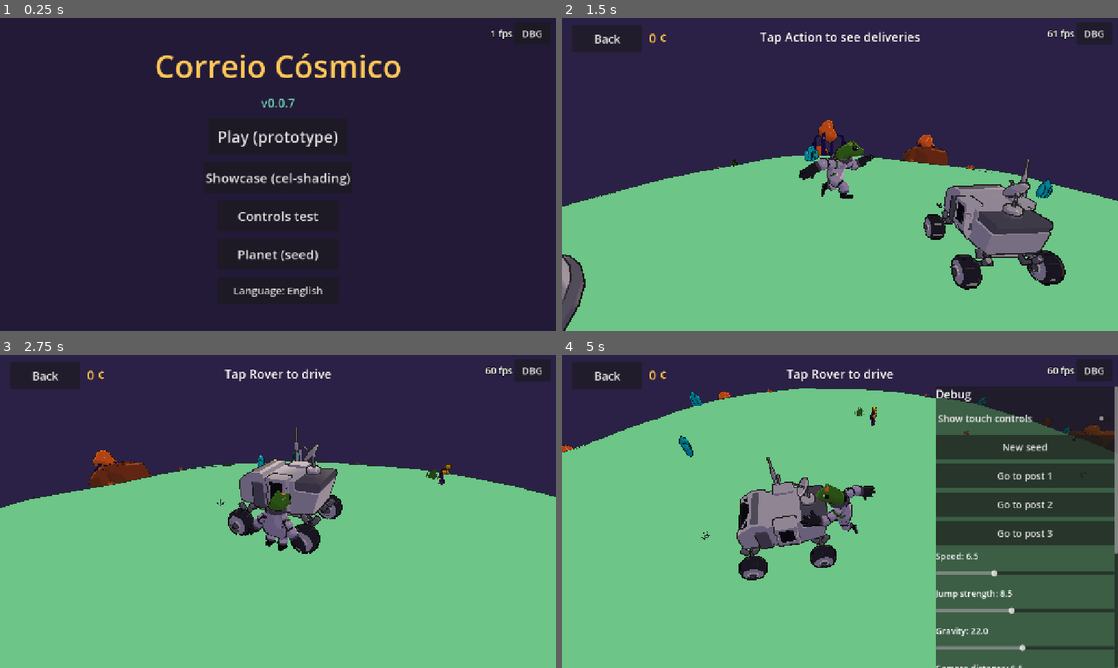
Above: before the commit, frames 1-4 (two rows, left to right).
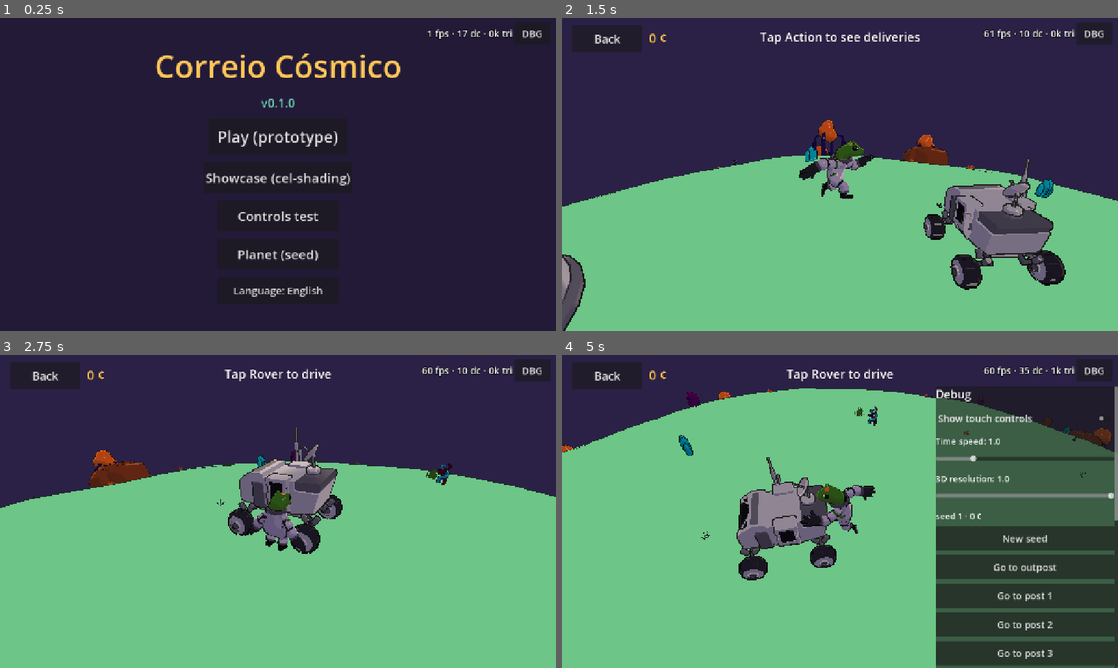
Above: after the commit, the same moments.

Repository: Curio2560/cozy-space-game
Game: Godot game, scene res://scenes/ui/boot.tscn
Same seed, same stepped clock (60 frames per second), same inputs: the game is played once before the commit and once after it.
Inputs (mouse positions are in pixels of both pictures, inside the frame that each line leads up to):
- Up to frame 1 (0.25 s): no input
- Up to frame 2 (1.5 s): click "Play (prototype)" at 0.5 s; tap Enter at 1.25 s; move the mouse to (962, 158) at 1.27 s; hold D (move_right) from 1.28 s (still down); hold Space (jump) from 1.28 s (still down); click (962, 158) at 1.42 s
- Up to frame 3 (2.75 s): release D (move_right) at 2 s; release Space (jump) at 2 s; drag from (166, 527) to (250, 574) at 2.02 s
- Up to frame 4 (5 s): move the mouse to (895, 442) at 2.77 s; hold D (move_right) 2.78-3.5 s; hold Space (jump) 2.78-3.5 s; tap K (look_down) at 2.85 s; drag from (812, 574) to (673, 464) at 3.52 s; move the mouse to (1006, 558) at 4.27 s; hold A (move_left) from 4.28 s (still down); hold Space (jump) from 4.28 s (still down); tap L (look_right) at 4.35 s; tap F3 (debug_toggle) at 4.9 s

The runs differ from the first frame. In frame 1, 0.2% of the frame differs, in the area x 50-93%, y 3-29%; in frame 2, 0.4%; in frame 3, 0.4%; in frame 4, 19%, in the area x 21-100%, y 3-100%.

Commit message:
F1: fecho — performance, DBG completo e versão 0.1.0
- Culling com 42 regiões e margem calculada a partir do objeto mais alto
  (nada desaparece no horizonte); variantes leves de árvores, arbustos e
  plantas com mais peso: ~210k triângulos e ~106 draw calls a pé.
- DBG: fps · draw calls · triângulos, velocidade do tempo, resolução 3D,
  seed e créditos, ir ao posto avançado.
- docs/perf.md com as medições e o plano se o telemóvel ficar abaixo de 60 fps.

Closes #9

Co-Authored-By: Claude Opus 5.5 <noreply@anthropic.com>

Diff:
--- a/i18n/strings.csv
+++ b/i18n/strings.csv
@@ -38,3 +38,6 @@
 TOAST_DELIVERED,+%d ¢ on time!,+%d ¢ a tempo!
 TOAST_DELIVERED_LATE,+%d ¢ (late),+%d ¢ (atrasada)
 DBG_ADD_CREDITS,+500 credits,+500 créditos
+DBG_TIME_SCALE,Time speed,Velocidade do tempo
+DBG_RENDER_SCALE,3D resolution,Resolução 3D
+DBG_GOTO_OUTPOST,Go to outpost,Ir ao posto avançado
--- a/project.godot
+++ b/project.godot
@@ -4,7 +4,7 @@
 [application]
 
 config/name="Correio Cósmico"
-config/version="0.0.7"
+config/version="0.1.0"
 run/main_scene="res://scenes/ui/boot.tscn"
 config/features=PackedStringArray("4.7", "GL Compatibility")
 config/icon="res://assets/icon/icon_512.png"
--- a/src/debug/debug_menu.gd
+++ b/src/debug/debug_menu.gd
@@ -54,10 +54,24 @@
 	add_toggle(self, "DBG_TOUCH", force_touch, func(on: bool) -> void:
 		force_touch = on
 		force_touch_changed.emit(on))
+	add_slider(self, "DBG_TIME_SCALE", 0.25, 4.0, 0.25, Engine.time_scale, func(v: float) -> void: Engine.time_scale = v)
+	add_slider(self, "DBG_RENDER_SCALE", 0.5, 1.0, 0.05, get_viewport().scaling_3d_scale, func(v: float) -> void:
+		get_tree().root.scaling_3d_scale = v)
+
+var _labels: Array = [] # [Label, Callable]
 
 func _process(_delta: float) -> void:
 	if _fps:
-		_fps.text = "%d fps" % Engine.get_frames_per_second()
+		_fps.text = stats_text()
+	for pair in _labels:
+		if is_instance_valid(pair[0]):
+			(pair[0] as Label).text = str((pair[1] as Callable).call())
+
+## FPS, draw calls e triângulos do último frame (para medir no telemóvel).
+static func stats_text() -> String:
+	var dc := int(Performance.get_monitor(Performance.RENDER_TOTAL_DRAW_CALLS_IN_FRAME))
+	var tris := int(Performance.get_monitor(Performance.RENDER_TOTAL_PRIMITIVES_IN_FRAME))
+	return "%d fps · %d dc · %dk tri" % [Engine.get_frames_per_second(), dc, tris / 1000]
 
 func _unhandled_input(event: InputEvent) -> void:
 	if enabled and event.is_action_pressed("debug_toggle"):
@@ -115,6 +129,15 @@
 		on_change.call(v))
 	return _add(owner_node, box)
 
+## Linha de texto atualizada a cada frame com o resultado de `getter`.
+func add_label(owner_node: Node, getter: Callable) -> Control:
+	if not enabled:
+		return null
+	var l := Label.new()
+	l.add_theme_font_size_override("font_size", 20)
+	_labels.append([l, getter])
+	return _add(owner_node, l)
+
 func _add(owner_node: Node, c: Control) -> Control:
 	_items.add_child(c)
 	if owner_node != self:
--- a/src/game/planet_run.gd
+++ b/src/game/planet_run.gd
@@ -60,6 +60,8 @@
 		deliveries.session.tick(12.0)
 		_vehicle_btn = JumpBuffer.new()
 		enter_rover()
+	if "perf" in args:
+		_perf_log()
 	if "drive" in args:
 		await get_tree().create_timer(0.5).timeout
 		enter_rover()
@@ -213,12 +215,21 @@
 	_hint.add_theme_constant_override("outline_size", 8)
 	hud.add_child(_hint)
 
+## Mede draw calls e triângulos durante uns segundos (capturas no PC).
+func _perf_log() -> void:
+	for i in 6:
+		await get_tree().create_timer(1.0).timeout
+		print("perf ", "condução " if driving else "a pé ", DebugMenu.stats_text())
+
 func _update_touch_visibility() -> void:
 	if is_instance_valid(touch):
 		touch.visible = DisplayServer.is_touchscreen_available() or DebugMenu.force_touch
 
 func _register_debug() -> void:
+	DebugMenu.add_label(self, func() -> String: return "seed %d · %d ¢" % [seed_value, wallet.credits()])
 	DebugMenu.add_button(self, "DBG_NEW_SEED", func() -> void: start(randi() % 100000))
+	DebugMenu.add_button(self, "DBG_GOTO_OUTPOST", func() -> void:
+		spawn_near(planet.data.outpost_dir, planet.data.posts[0], 9.0))
 	for i in 3:
 		DebugMenu.add_button(self, tr("DBG_GOTO_POST") + " %d" % (i + 1), func() -> void:
 			spawn_near(planet.data.posts[i], planet.data.outpost_dir, 7.0))
--- a/src/planet/icosphere.gd
+++ b/src/planet/icosphere.gd
@@ -35,9 +35,21 @@
 	_cache[level] = [pv, idx]
 	return _cache[level]
 
-## As 12 direções dos vértices do icosaedro (centros das regiões de culling).
-static func region_dirs() -> PackedVector3Array:
-	return (build(0)[0] as PackedVector3Array)
+## Direções dos vértices da icosfera de nível `level` (centros das regiões de culling):
+## nível 0 = 12, nível 1 = 42, nível 2 = 162.
+static func region_dirs(level := 1) -> PackedVector3Array:
+	return (build(level)[0] as PackedVector3Array)
+
+## Meio-ângulo máximo de uma região (distância angular de um ponto ao centro mais próximo).
+static func region_angle(level := 1) -> float:
+	var dirs := region_dirs(level)
+	var worst := 0.0
+	for p in PlanetGenerator.fibonacci_dirs(3000):
+		var best := PI
+		for d in dirs:
+			best = minf(best, p.angle_to(d))
+		worst = maxf(worst, best)
+	return worst * 1.02
 
 static func _mid(a: int, b: int, verts: Array[Vector3], cache: Dictionary) -> int:
 	var key := Vector2i(mini(a, b), maxi(a, b))
--- a/src/planet/planet.gd
+++ b/src/planet/planet.gd
@@ -1,13 +1,14 @@
 class_name Planet
 extends Node3D
 ## Constrói a cena de um planeta a partir de PlanetData: terreno (icosfera deformada) com
-## colisão, decoração em MultiMesh agrupada por 12 regiões (culling por hemisfério),
+## colisão, decoração em MultiMesh agrupada por 42 regiões (culling por hemisfério),
 ## colisores simples para árvores e rochas grandes, e marcadores dos postos.
 
 signal built
 
 const ICO_LEVEL := 5
-const REGION_ANGLE := 0.66 # meio-ângulo máximo de uma região (vértice do icosaedro -> centro da face ≈ 37°)
+const REGION_LEVEL := 1 # 42 regiões
+static var region_angle := -1.0 # calculado uma vez (Icosphere.region_angle)
 const POST_MODEL := "base/House_Single"
 const OUTPOST_MODEL := "base/Base_Large"
 const LAIR_MODEL := "natureza/Rock_Large_3"
@@ -18,13 +19,21 @@
 var body: StaticBody3D
 var _regions: Array[Node3D] = []
 var _region_dirs: PackedVector3Array
+## Margem angular para objetos altos ainda visíveis para lá do horizonte.
+var _tall_margin := 0.2
 
 func build(d: PlanetData) -> void:
 	data = d
 	for c in get_children():
 		c.free()
 	_regions.clear()
-	_region_dirs = Icosphere.region_dirs()
+	_region_dirs = Icosphere.region_dirs(REGION_LEVEL)
+	if region_angle < 0.0:
+		region_angle = Icosphere.region_angle(REGION_LEVEL)
+	var tallest := 0.0
+	for p in d.placements:
+		tallest = maxf(tallest, p.size)
+	_tall_margin = acos(d.radius / (d.radius + d.height_amp * 2.0 + tallest))
 	body = StaticBody3D.new()
 	body.name = "Body"
 	add_child(body)
@@ -54,7 +63,7 @@
 
 func update_culling(cam_local: Vector3) -> void:
 	for i in _regions.size():
-		_regions[i].visible = PlanetCulling.region_visible(_region_dirs[i], cam_local, data.radius, REGION_ANGLE)
+		_regions[i].visible = PlanetCulling.region_visible(_region_dirs[i], cam_local, data.radius - data.height_amp, region_angle, _tall_margin)
 
 func _build_terrain() -> void:
 	var ico := Icosphere.build(ICO_LEVEL)
--- a/src/planet/planet_generator.gd
+++ b/src/planet/planet_generator.gd
@@ -9,7 +9,7 @@
 const LAIR_CLEAR_M := 10.0
 const MAX_SLOPE_DEG := 28.0
 
-## Biomas: lista de tipos de decoração. count = quantos tentar colocar num planeta de raio 60
+## Biomas: lista de tipos de decoração (repetir um tipo em `kinds` aumenta o seu peso). count = quantos tentar colocar num planeta de raio 60
 ## (escala com a área); size = altura em m [min, max]; clear = raio livre em m.
 const BIOMES := {
 	"prado": {
@@ -17,11 +17,11 @@
 		"height_amp": 1.8,
 		"noise_freq": 0.03,
 		"props": [
-			{"kinds": ["natureza/Tree_Blob_1", "natureza/Tree_Blob_2", "natureza/Tree_Blob_3"], "count": 95, "size": [3.2, 4.6], "clear": 2.2, "outline": true, "collider": 0.11},
-			{"kinds": ["natureza/Bush_1", "natureza/Bush_2", "natureza/Bush_3"], "count": 130, "size": [0.7, 1.2], "clear": 1.0, "outline": true},
+			{"kinds": ["natureza/Tree_Blob_1", "natureza/Tree_Blob_2", "natureza/Tree_Blob_3", "natureza/Tree_Blob_3", "natureza/Tree_Blob_3"], "count": 95, "size": [3.2, 4.6], "clear": 2.2, "outline": true, "collider": 0.11},
+			{"kinds": ["natureza/Bush_1", "natureza/Bush_2", "natureza/Bush_3", "natureza/Bush_3", "natureza/Bush_3"], "count": 130, "size": [0.7, 1.2], "clear": 1.0, "outline": true},
 			{"kinds": ["natureza/Rock_Large_1", "natureza/Rock_Large_2", "natureza/Rock_Large_3"], "count": 40, "size": [1.2, 2.2], "clear": 1.8, "outline": true, "collider": 0.45},
 			{"kinds": ["natureza/Rock_1", "natureza/Rock_2", "natureza/Rock_3", "natureza/Rock_4"], "count": 50, "size": [0.35, 0.7], "clear": 0.6, "outline": true},
-			{"kinds": ["natureza/Plant_1", "natureza/Plant_2", "natureza/Plant_3"], "count": 80, "size": [0.5, 0.9], "clear": 0.6, "outline": true},
+			{"kinds": ["natureza/Plant_1", "natureza/Plant_2", "natureza/Plant_2", "natureza/Plant_1", "natureza/Plant_3"], "count": 80, "size": [0.5, 0.9], "clear": 0.6, "outline": true},
 			{"kinds": ["natureza/Grass_1", "natureza/Grass_2", "natureza/Grass_3"], "count": 450, "size": [0.25, 0.45], "clear": 0.3, "outline": false},
 		],
 	},
--- a/tests/unit/test_planet_build.gd
+++ b/tests/unit/test_planet_build.gd
@@ -37,7 +37,34 @@
 	planet.update_culling(Vector3(0, 0, 120))
 	var visible := planet.visible_region_count()
 	assert_gt(visible, 2)
-	assert_lt(visible, 12, "o lado de trás devia estar escondido")
+	assert_lt(visible, planet.get_children().filter(func(c: Node) -> bool: return c.name.begins_with("Region")).size(), "o lado de trás devia estar escondido")
+
+func test_regions_cover_the_whole_sphere() -> void:
+	# Qualquer ponto da esfera está dentro do ângulo de alguma região.
+	var dirs := Icosphere.region_dirs(Planet.REGION_LEVEL)
+	assert_eq(dirs.size(), 42)
+	for p in PlanetGenerator.fibonacci_dirs(500):
+		var best := PI
+		for d in dirs:
+			best = minf(best, p.angle_to(d))
+		assert_lte(best, Planet.region_angle)
+
+func test_tall_props_near_horizon_are_not_culled() -> void:
+	# Câmara a 4 m da superfície; árvore de 4,6 m a 30 m de arco (para lá do horizonte do chão).
+	var r := planet.data.radius
+	var cam := Vector3(0, 0, r + 4.0)
+	var tree_dir := Vector3(0, 0, 1).rotated(Vector3.UP, 30.0 / r)
+	var tree_top := tree_dir * (r + 4.6)
+	var horizon_ground := acos(r / (r + 4.0))
+	assert_gt(tree_dir.angle_to(Vector3(0, 0, 1)), horizon_ground, "a árvore está mesmo para lá do horizonte do chão")
+	assert_lt(tree_top.distance_to(cam), 40.0)
+	planet.update_culling(cam)
+	var dirs := Icosphere.region_dirs(Planet.REGION_LEVEL)
+	var best := 0
+	for i in dirs.size():
+		if tree_dir.dot(dirs[i]) > tree_dir.dot(dirs[best]):
+			best = i
+	assert_true(planet.get_node("Region%d" % best).visible, "a região da árvore devia estar visível")
 
 func test_region_visibility_math() -> void:
 	var cam := Vector3(0, 0, 100.0)
Not shown, changed: export_presets.cfg
Not shown, added: docs/perf.md
